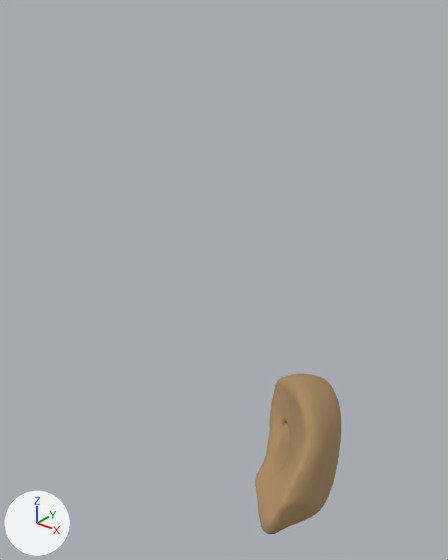
The glTF model public/models/anatomy/lymphatic.glb, before and after one commit.
Both versions are drawn from a 50 mm camera at (0.487, -0.722, 0.902) aimed at (0.079, -0.211, 0.586). Arrows for +X, +Y and +Z are at lower left; the lights stay in place. The older version comes first.

The first picture shows 'spleen'.
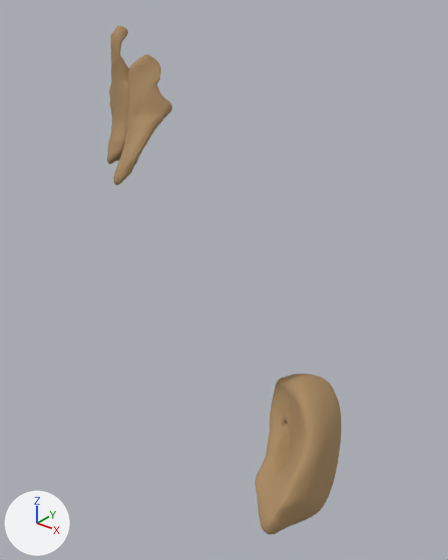
What differs and where, as boxes (x1, y1, x2, y2) in the pictures (448 x 560 px):
'thymus', added (brown): after (107, 25, 172, 185)

Edits to the bpy script that builds the scene:
```text
Add me_mesh_0_1:
    me_mesh_0_1.from_pydata(...)  # 1046 vertices, 2080 faces; spans x -0.0495..0.0436, y -0.3186..-0.2395, z 0.7151..0.8595
    me_mesh_0_1.materials.append(mat_material_0)  # brown #aa8a61
Add ob_thymus:
    ob_thymus = bpy.data.objects.new('thymus', me_mesh_0_1)
    ob_thymus.location = (0.0, 0.0, 0.0)
```
